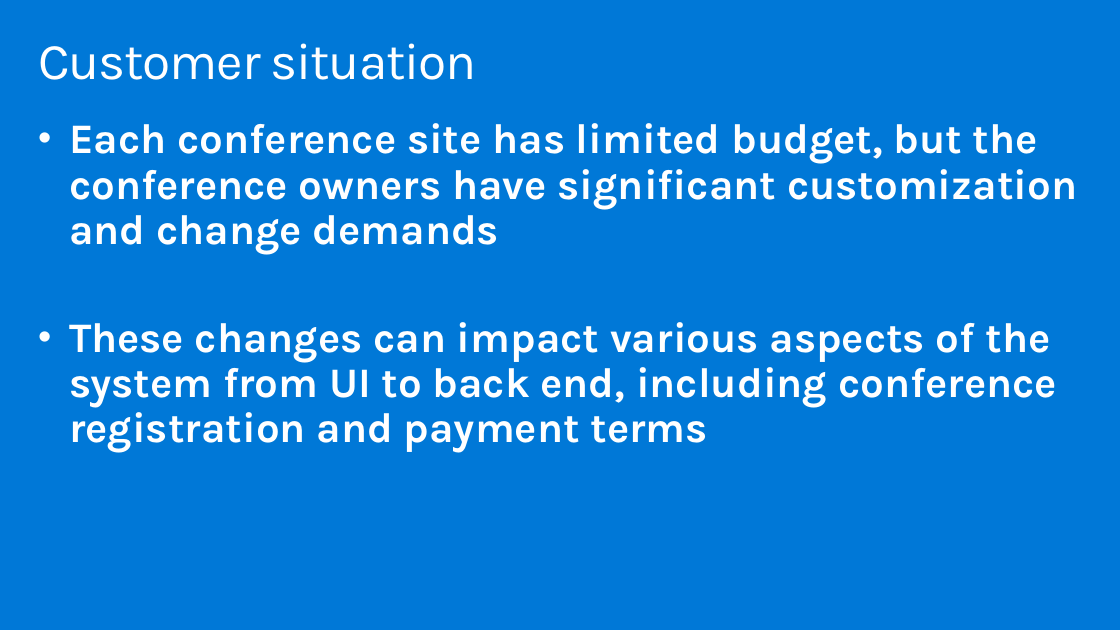
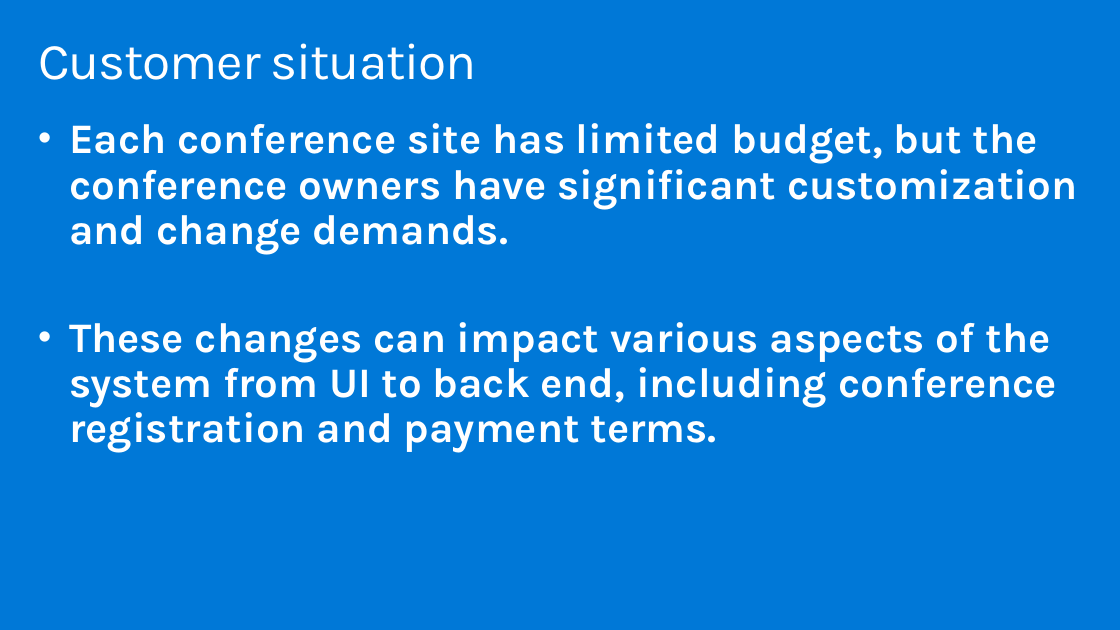
Before and after one commit to watson-enlighten/MCW-Cloud-native-applications, a slide deck: slide 5 of Whiteboard design session/WDS trainer presentation - Cloud-native applications.pptx. Drawn at 1120x630 pixels with LibreOffice and Linux fonts; fonts in the diff are those of the drawing. Boxes give left, top, right and bottom in pixels: in the first picture for what was removed or moved away, otherwise in the second. Text is boxed around its words. In the diff, an @@ line names an element or a change of style, - is before the commit and + after.

```diff
--- a/Whiteboard design session/WDS trainer presentation - Cloud-native applications.pptx
+++ b/Whiteboard design session/WDS trainer presentation - Cloud-native applications.pptx
@@ text at (69,123,1077,453): text changed @@
-• Each conference site has limited budget, but the conference owners have significant customization and change demands
-• These changes can impact various aspects of the system from UI to back end, including conference registration and payment terms
+• Each conference site has limited budget, but the conference owners have significant customization and change demands.
+• These changes can impact various aspects of the system from UI to back end, including conference registration and payment terms.
```
Also in this commit, not shown: 9 other slides changed.
